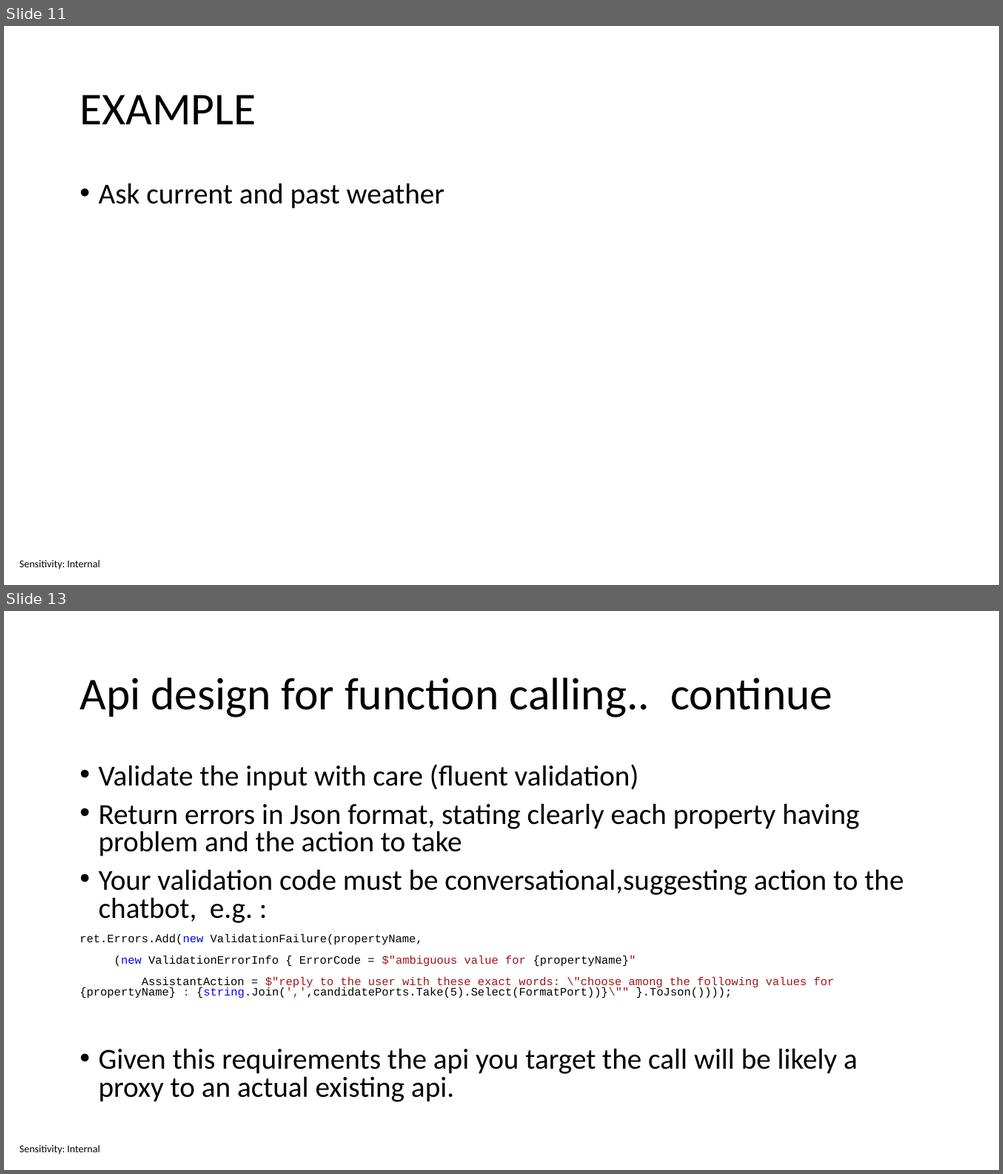
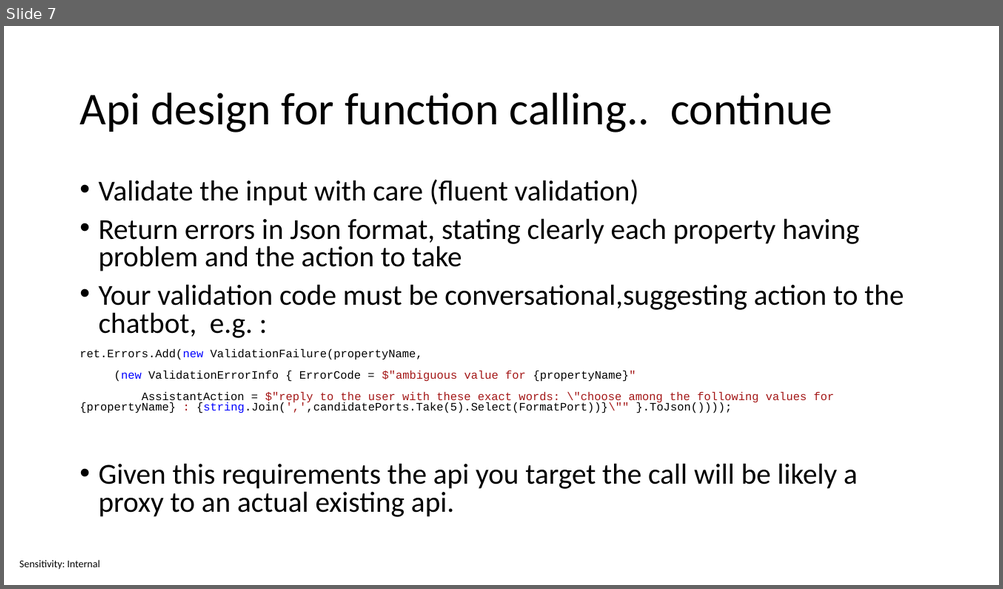
Before and after one commit to sabbadino/function-caling, a slide deck: Function calling.pptx. Shown one above the other, each under a label of ours: slides 11 and 13 before the commit, slide 7 after it; the slides between them are not shown. The pictures are 1003x1174 and 1003x589 pixels, drawn with LibreOffice and Linux fonts; fonts in the diff are those of the drawing. Boxes give left, top, right and bottom in pixels: in the first picture for what was removed or moved away, otherwise in the second. Text is boxed around its words. In the diff, an @@ line names an element or a change of style, - is before the commit and + after.

```diff
--- a/Function calling.pptx
+++ b/Function calling.pptx
@@ slide 11 removed at (4,26,999,585), background #FFFFFF; not listed: 1 template element that a slide beside it also shows @@
@@ title removed at (79,95,256,124) @@
-EXAMPLE
@@ text removed at (99,183,444,209) @@
-• Ask current and past weather
@@ what was slide 13 is now slide 7 @@
```
Also in this commit, not shown: 9 slides changed, 5 other slides removed.
